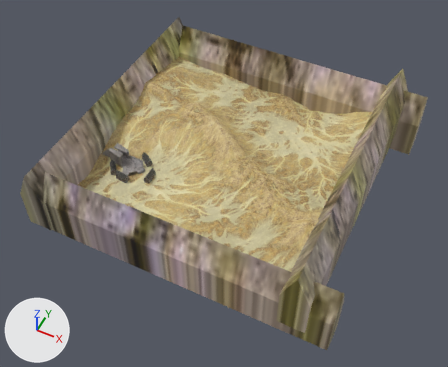
Renders of the Blender file demos/desert/desert.blend from each side of a commit.
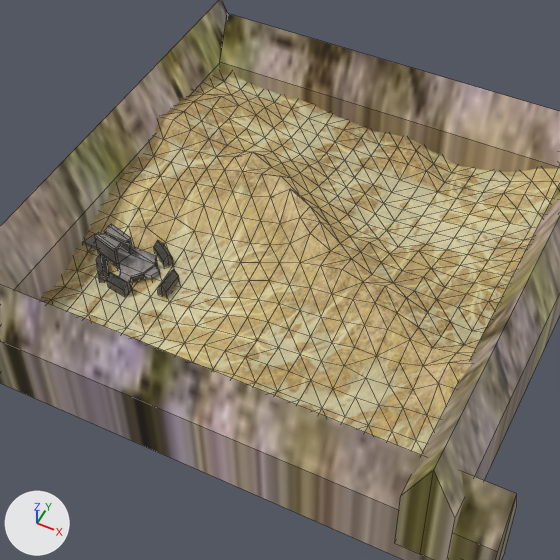
Each version is shown whole from a 50 mm camera at (737.0, -1540.0, 1810.0) aimed at (26.0, -118.0, 33.0), then close up on the part from 12% to 82% of the width and 5% to 90% of the height. The lights are fixed; the arrows at lower left show +X, +Y and +Z. The close-ups show mesh edges as thin lines.

Script lines for the objects in view, before the commit:
```python
me_cube = bpy.data.meshes.new('Cube')
me_cube.from_pydata(...)  # 12 vertices, 10 faces; spans x -11.0..11.0, y -25.5..25.5, z -13.6..24.0
# faces by material slot: [8, 2]
me_cube.materials.append(mat_material)  # picture img_00_jpg
me_cube.materials.append(mat_material_001)  # picture img_2e_vwoo3_jpg
me_cube_002 = bpy.data.meshes.new('Cube.002')
me_cube_002.from_pydata(...)  # 12 vertices, 10 faces; spans x -264.7..-210.6, y -241.3..-211.1, z 34.9..72.6
# faces by material slot: [8, 2]
me_cube_002.materials.append(mat_material)  # picture img_00_jpg
me_cube_002.materials.append(mat_material_001)  # picture img_2e_vwoo3_jpg
me_cube_003 = bpy.data.meshes.new('Cube.003')
me_cube_003.from_pydata(...)  # 82 vertices, 82 faces; spans x -8.4..2.0, y -2.7..2.4, z -13.8..23.3
me_cube_003.materials.append(mat_material_002)  # picture img_0fbet_jpg
me_cube_008 = bpy.data.meshes.new('Cube.008')
me_cube_008.from_pydata(...)  # 12 vertices, 10 faces; spans x -11.0..11.0, y -25.5..25.5, z -13.6..24.0
me_cube_008.materials.append(mat_material_003)  # picture img_1skala5_jpg
ob_dom = bpy.data.objects.new('dom', me_cube)
ob_dom.parent = ob_props
ob_dom.location = (-237.7, -226.2, 48.59)
ob_dom_002 = bpy.data.objects.new('dom.002', me_cube_002)
ob_dom_002.parent = ob_props
ob_dom_002.location = (-97.45, -42.78, -7.316)
ob_dom_006 = bpy.data.objects.new('dom.006', me_cube_008)
ob_dom_006.parent = ob_props
ob_dom_006.location = (67.89, -500.9, 48.59)
ob_dom_006.rotation_euler = (0.0, 0.0, -1.571)  # degrees (0, 0, -90)
ob_dom_006.scale = (4.46, 21.4, 7.25)
ob_ground = bpy.data.objects.new('ground', me_cube_003)
ob_ground.parent = ob_props
ob_ground.location = (-314.5, -207.5, 34.71)
ob_ground.scale = (19.0, 19.0, 2.58)
# also in view: 'dom.005' at (65.0, 489.0, 86.0); 'terrain' at (0.0, 0.0, 103.0); 'dom.007' at (487.0, -16.0, 157.0); 'dom.004' at (-530.0, -5.0, 86.0)
```
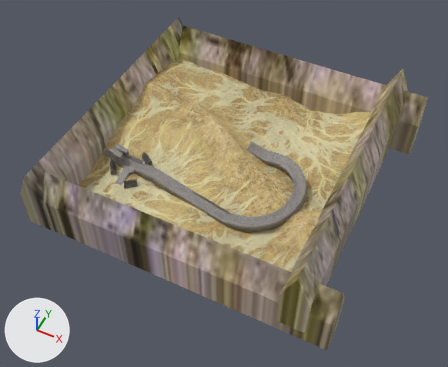
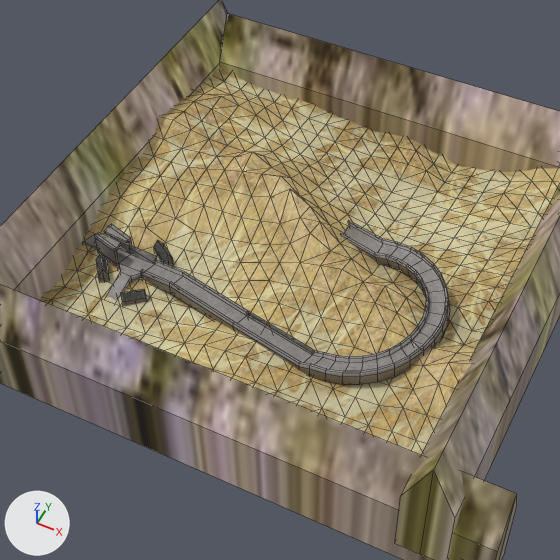
Where the change shows, as pixel boxes [x1, y1, x2, y2] in the close-ups (560 x 560 px):
'ground', reshaped
    before: [82, 224, 160, 283]
    after: [82, 220, 450, 384]
'dom', moved, turned
    before: [158, 269, 179, 297]
    after: [121, 289, 147, 306]
'dom.002', deleted
    before: [107, 272, 132, 297]
    faces in mat_material_001 (picture img_2e_vwoo3_jpg): [107, 272, 130, 291]
    faces in mat_material (picture img_00_jpg): [107, 281, 132, 297]
part 1 of me_cube_003, built on
    before: [131, 264, 160, 283]
    after: [141, 220, 450, 384]
part 2 of me_cube_003, surface changed
    both: [106, 248, 157, 283]

Patch to the scene script:
```diff
--- a/demos/desert/desert.blend.py
+++ b/demos/desert/desert.blend.py
@@ me_cube_003 @@
 # used by ob_ground; parent = ob_props; location = (-314.5, -207.5, 34.71); scale = (19.0, 19.0, 2.58)
-me_cube_003.from_pydata(...)  # 82 vertices, 82 faces; spans x -8.4..2.0, y -2.7..2.4, z -13.8..23.3
+me_cube_003.from_pydata(...)  # 350 vertices, 350 faces; spans x -8.4..35.7, y -7.6..13.9, z -13.8..53.5
+# me_cube_003 part 1: 9 vertices moved from x -2.0..1.2, y -2.7..0.9, z -13.8..6.2 to x -2.0..5.7, y -5.9..-0.3, z -13.8..9.7; 13 vertices removed from x -0.4..2.0, y -2.0..0.9, z -3.2..6.3; 281 vertices added at x 0.5..35.7, y -7.6..13.9, z -3.2..53.5
+# me_cube_003 part 2: 62 kept faces spanning x -8.4..5.7, y -5.9..2.4, z -13.8..23.3 get new texture (UV) coordinates
 me_cube_003.materials.append(mat_material_002)
@@ ob_dom @@
 ob_dom.parent = ob_props
-ob_dom.location = (-237.7, -226.2, 48.59)
+ob_dom.location = (-289.3, -284.1, 36.02)
+ob_dom.rotation_euler = (0.0, 0.0, -0.901)  # degrees (0, 0, -52)
@@ ob_dom_002 @@
-ob_dom_002 = bpy.data.objects.new('dom.002', me_cube_002)
-ob_dom_002.parent = ob_props
-ob_dom_002.location = (-97.45, -42.78, -7.316)
```
